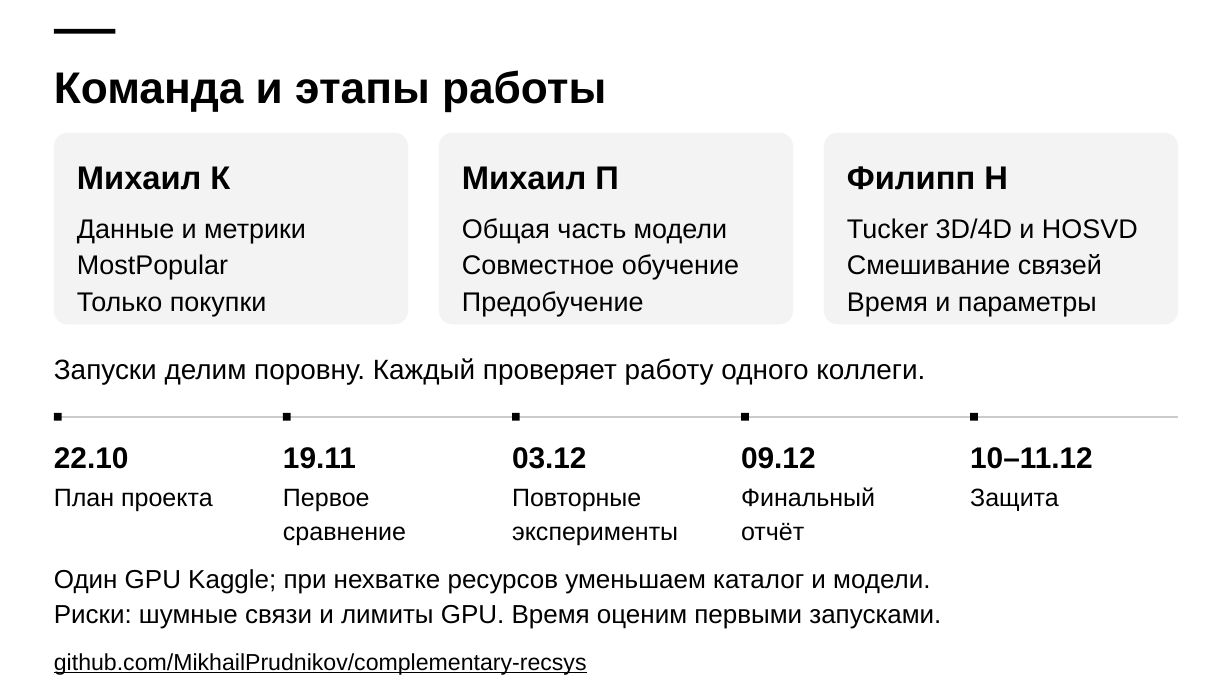
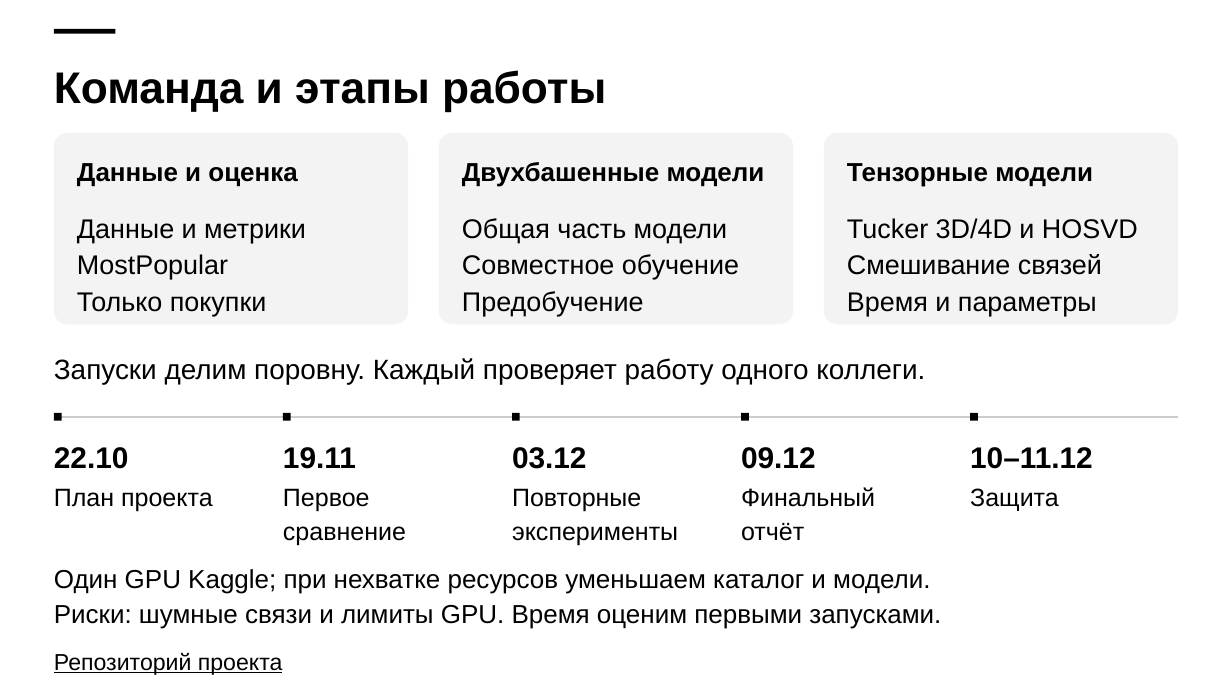
Before and after one commit to MikhailPrudnikov/complementary-recsys, a slide deck: slide 7 of docs/slides.pptx. Drawn at 1232x693 pixels with LibreOffice and Linux fonts; fonts in the diff are those of the drawing. Boxes give left, top, right and bottom in pixels: in the first picture for what was removed or moved away, otherwise in the second. Text is boxed around its words. In the diff, an @@ line names an element or a change of style, - is before the commit and + after.

```diff
--- a/docs/slides.pptx
+++ b/docs/slides.pptx
@@ text at bbox=[77, 163, 297, 187]: text changed; size 34 to 27 pt @@
-Михаил К
+Данные и оценка
@@ text at bbox=[462, 162, 765, 187]: text changed; size 34 to 27 pt @@
-Михаил П
+Двухбашенные модели
@@ text at bbox=[847, 163, 1093, 187]: text changed; size 34 to 27 pt @@
-Филипп Н
+Тензорные модели
@@ text at bbox=[54, 653, 283, 675]: text changed @@
-github.com/MikhailPrudnikov/complementary-recsys
+Репозиторий проекта
```
Also in this commit, not shown: 1 other slide changed, 30 other files.
